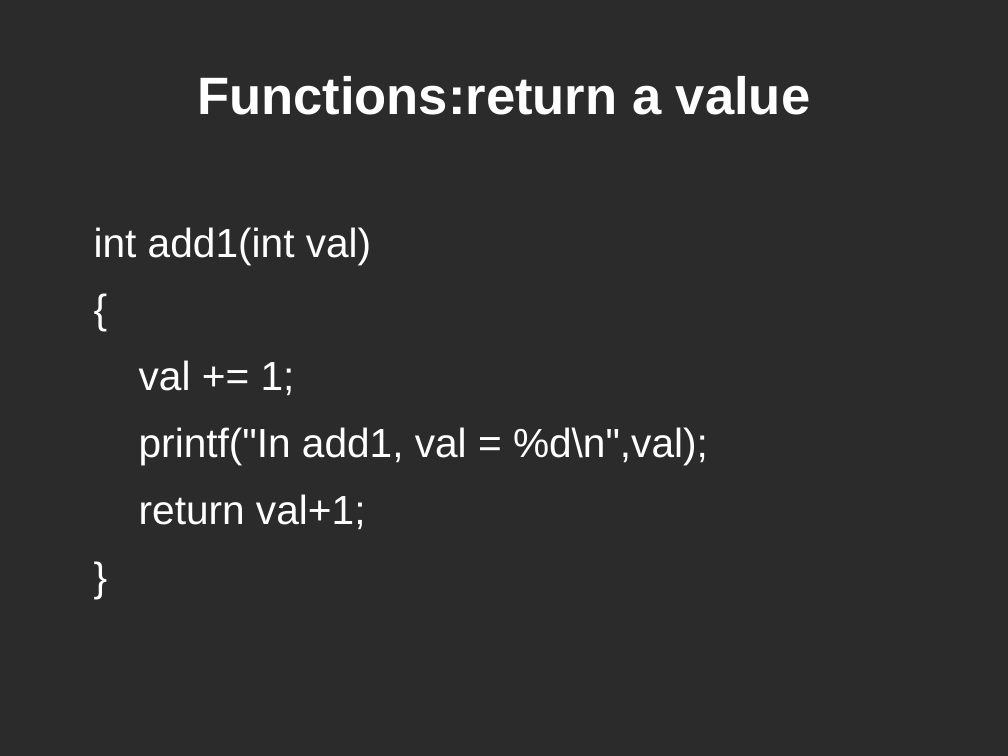
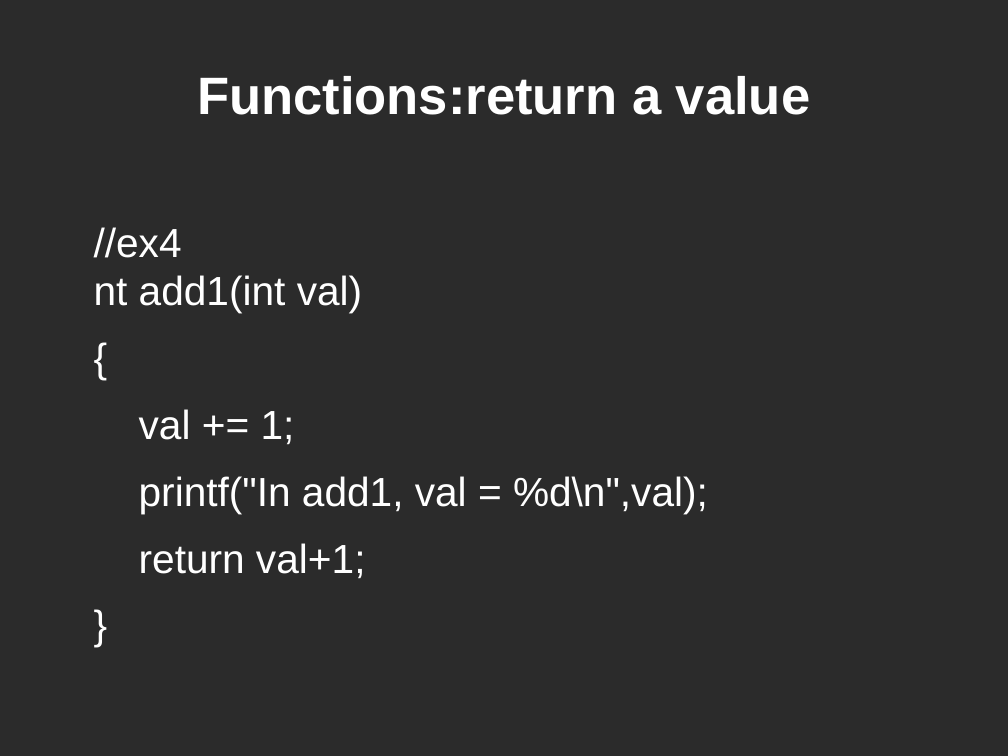
Before and after one commit to dklamet/class, a slide deck: slide 27 of docs/class1.odp (slide 26 before the commit). Drawn at 1008x756 pixels with LibreOffice and Linux fonts; fonts in the diff are those of the drawing; background and template pictures are left out; a plain dark background stands for a picture behind light text. Boxes give left, top, right and bottom in pixels: in the first picture for what was removed or moved away, otherwise in the second. Text is boxed around its words. In the diff, an @@ line names an element or a change of style, - is before the commit and + after.

```diff
--- a/docs/class1.odp
+++ b/docs/class1.odp
@@ text at (94, 227, 362, 313): text changed @@
-int add1(int val)
+//ex4
+nt add1(int val)
```
Also in this commit, not shown: 3 other slides changed, 1 slide added, 6 other files.
